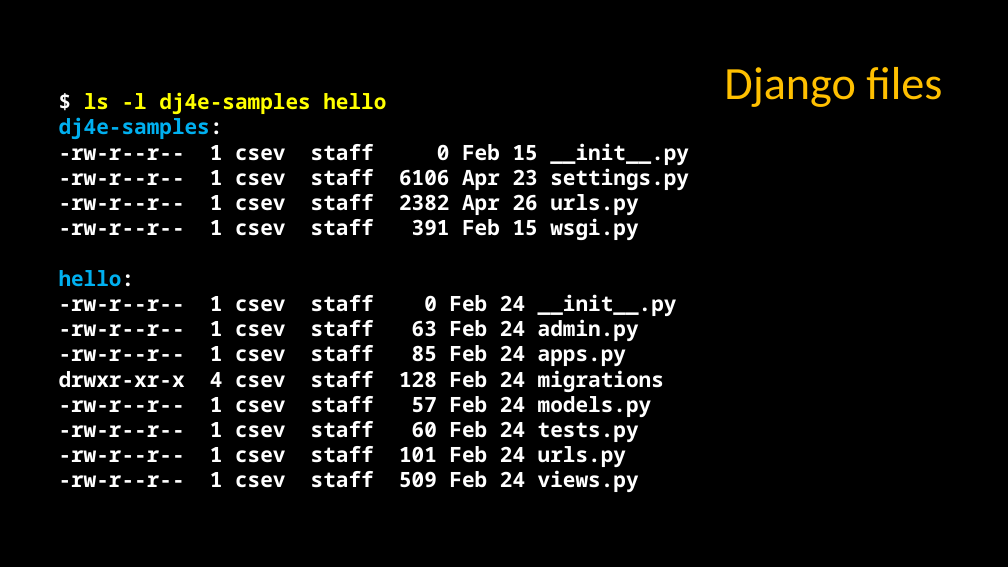
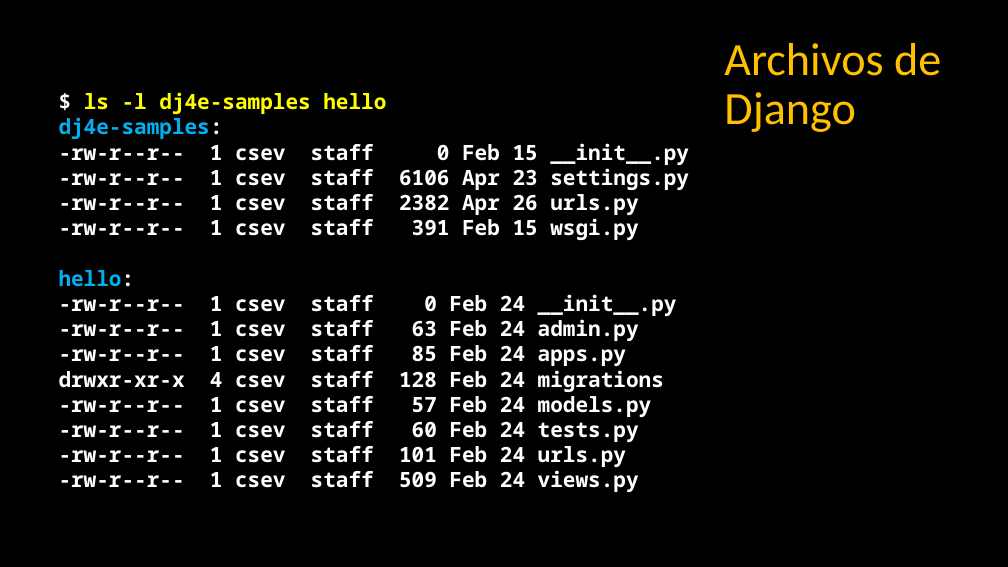
Before and after one commit to juancarlosvb78/dj4e, a slide deck: slide 3 of lectures/DJ-01-Hosting.pptx. Drawn at 1008x567 pixels with LibreOffice and Linux fonts; fonts in the diff are those of the drawing. Boxes give left, top, right and bottom in pixels: in the first picture for what was removed or moved away, otherwise in the second. Text is boxed around its words. In the diff, an @@ line names an element or a change of style, - is before the commit and + after.

```diff
--- a/lectures/DJ-01-Hosting.pptx
+++ b/lectures/DJ-01-Hosting.pptx
@@ title at bbox=[724, 43, 941, 132]: text changed @@
-Django files
+Archivos de Django
```
Also in this commit, not shown: 13 other slides changed.
